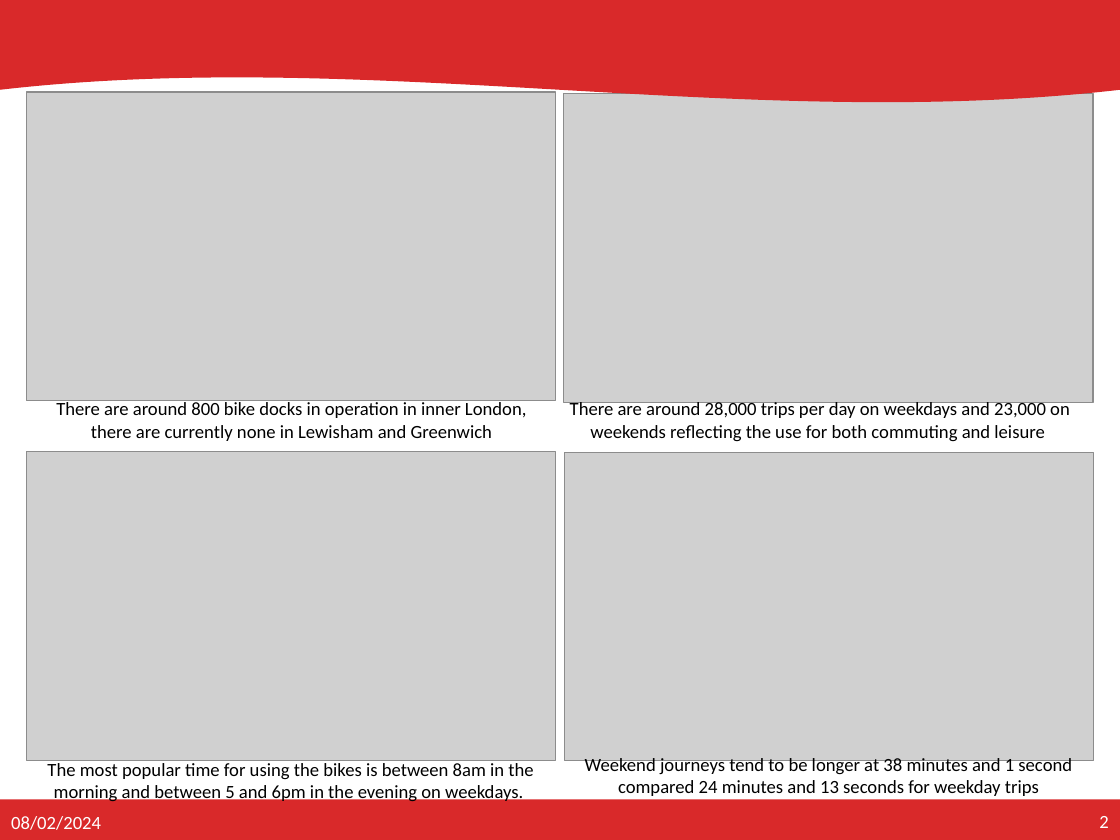
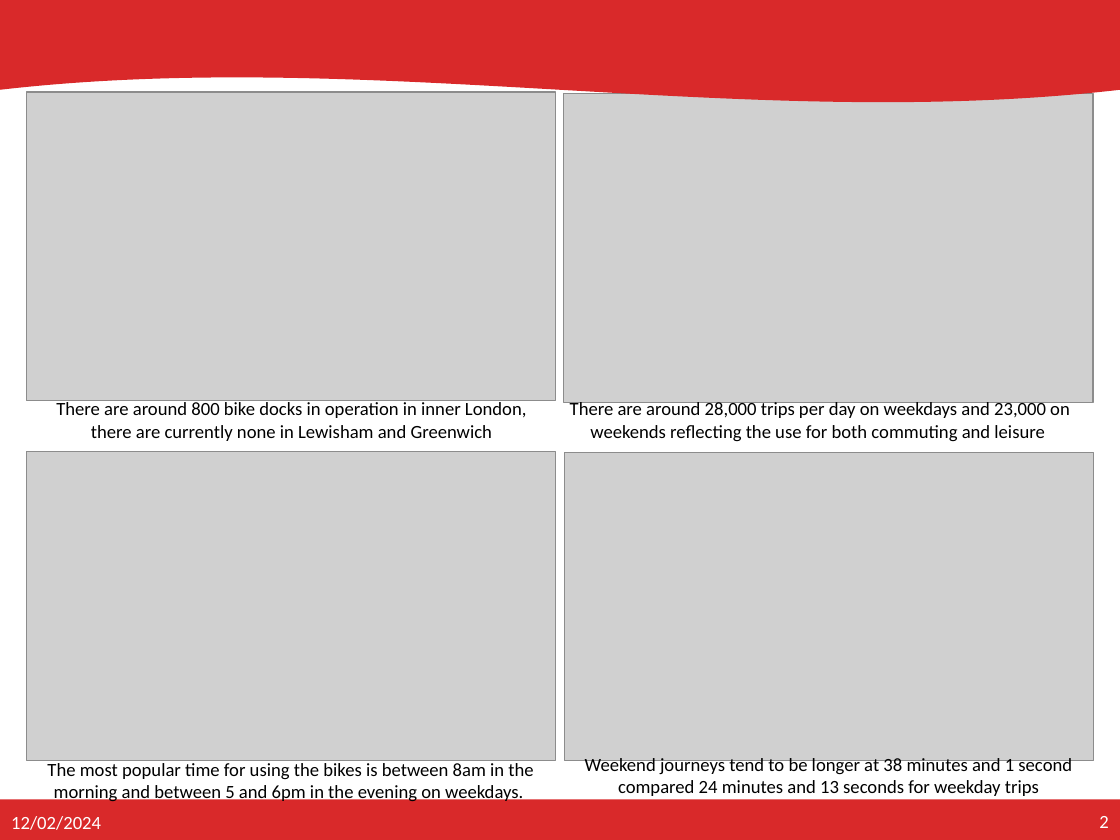
Before and after one commit to jshrw1/jdac, a slide deck: slide 2 of SanatanderCyles.pptx. Drawn at 1120x840 pixels with LibreOffice and Linux fonts; fonts in the diff are those of the drawing; grey boxes stand for pictures. Boxes give left, top, right and bottom in pixels: in the first picture for what was removed or moved away, otherwise in the second. Text is boxed around its words. In the diff, an @@ line names an element or a change of style, - is before the commit and + after.

```diff
--- a/SanatanderCyles.pptx
+++ b/SanatanderCyles.pptx
@@ text at box(11, 816, 101, 830): text changed @@
-08/02/2024
+12/02/2024
```
Also in this commit, not shown: 2 other slides changed, 2 slides added.
